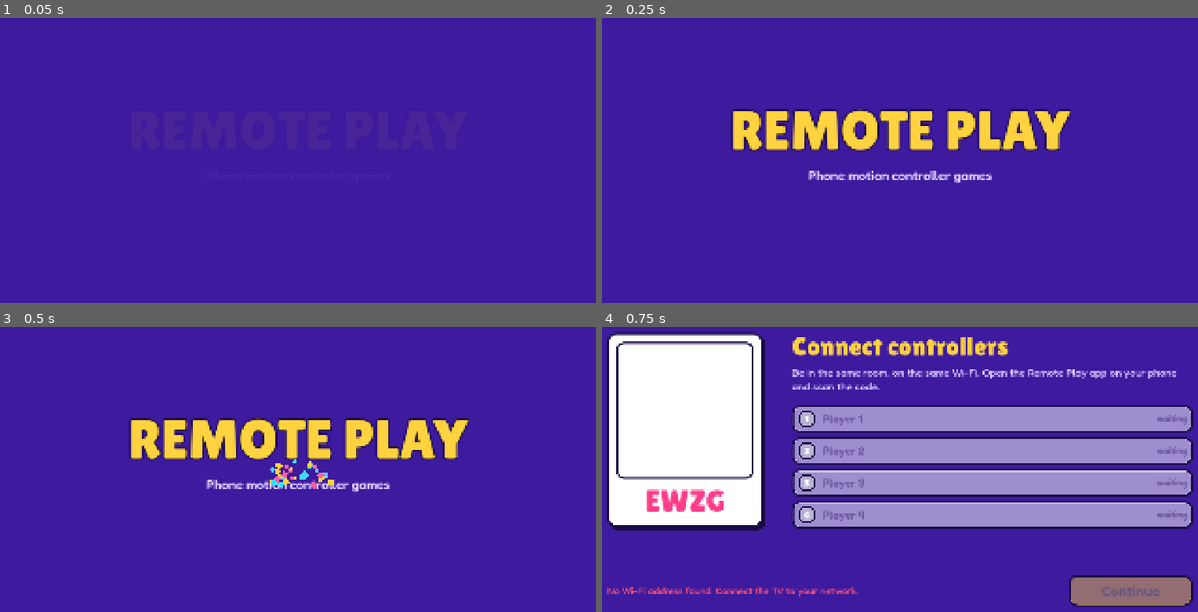
Above: before the commit, frames 1-4 (two rows, left to right).
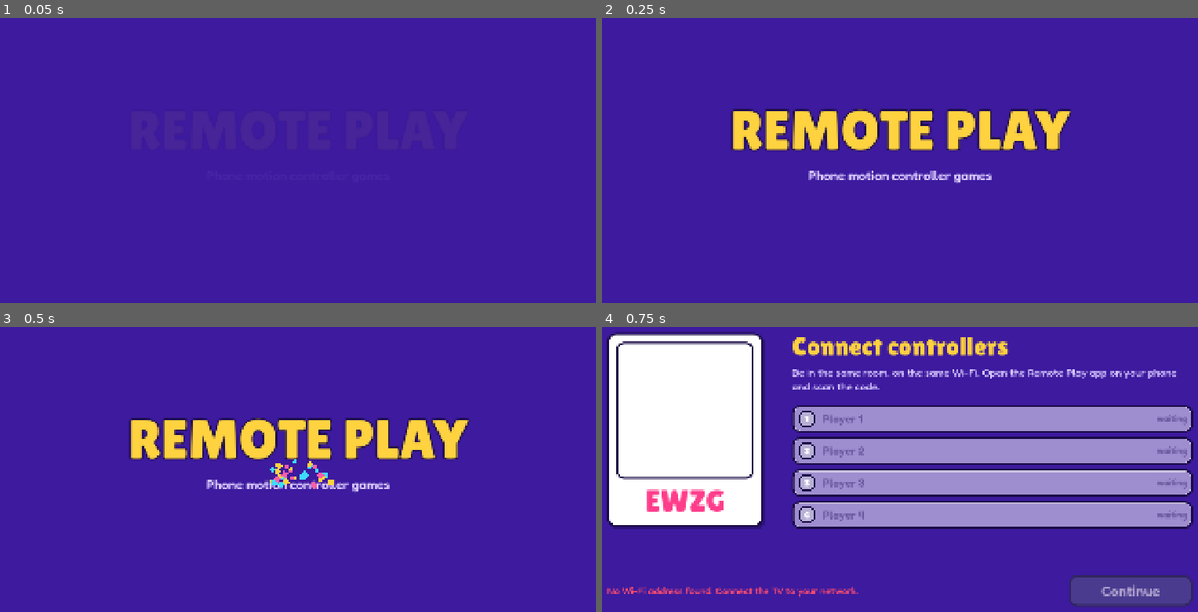
Above: after the commit, the same moments.

Repository: alonzo86/remote-play
Game: Godot game, scene res://scenes/boot.tscn
Two runs of this game, one before a commit and one after it. Both use one fixed random seed, a clock stepped at 60 frames per second and the inputs below.
Inputs (mouse positions are in pixels of both pictures, inside the frame that each line leads up to):
- Up to frame 1 (0.05 s): no input
- Up to frame 2 (0.25 s): no input
- Up to frame 3 (0.5 s): no input
- Up to frame 4 (0.75 s): tap Enter (ui_accept) at 0.5 s; move the mouse to (1037, 432) at 0.52 s; click (1037, 432) at 0.67 s

Frames 1-3 are identical in both runs. In frame 4, 2.8% of the frame differs, in the area x 1-100%, y 4-98%.

Commit message:
Button and phone screen fixes: lighter buttons, see-through shadow, no focus after a click
- The phone no longer shows the TV name (big circle, pad header, TV list)
- Disabled buttons are flat and muted instead of see-through
- Buttons are lighter purple with white text, also when focused; Back has a light rim
- Shadows are see-through and smaller, so they do not look like a second border
- The debug overlay is never saved and always starts off
- A mouse click or tap leaves no focus on the button

Co-Authored-By: Claude Sonnet 5.5 <noreply@anthropic.com>

Diff:
--- a/scripts/app.gd
+++ b/scripts/app.gd
@@ -64,6 +64,9 @@
 
 
 func _input(event: InputEvent) -> void:
+	if event is InputEventMouseButton and not event.pressed:
+		# A click or a tap must not leave a focus outline on the button. The D-pad and the remote still focus.
+		get_viewport().gui_release_focus.call_deferred()
 	if event.is_action_pressed("ui_cancel"):
 		_back() # Escape on desktop. On Android the Back key comes as KEY_BACK.
 	elif event is InputEventKey and event.pressed and not event.echo:
@@ -149,7 +152,8 @@
 func save_settings() -> void:
 	var cfg := ConfigFile.new()
 	for k in settings:
-		cfg.set_value("settings", k, settings[k])
+		if k != "overlay": # The debug overlay always starts off.
+			cfg.set_value("settings", k, settings[k])
 	cfg.save(SETTINGS_FILE)
 
 
@@ -158,7 +162,8 @@
 	if cfg.load(SETTINGS_FILE) != OK:
 		return
 	for k in settings:
-		settings[k] = cfg.get_value("settings", k, settings[k])
+		if k != "overlay":
+			settings[k] = cfg.get_value("settings", k, settings[k])
 
 
 # ---- TV ----
--- a/scripts/ui/controller_connect.gd
+++ b/scripts/ui/controller_connect.gd
@@ -99,7 +99,7 @@
 		_list.add_child(UiKit.label("Searching..." if searching else "No TVs found", 34, UiTheme.TEXT_DIM))
 		return
 	for tv in tvs:
-		var b := UiKit.button("%s   [%s]   %d/%d" % [tv.name, tv.room, tv.players, tv.max],
+		var b := UiKit.button("TV %s   %d/%d players" % [tv.room, tv.players, tv.max],
 				func(): _join(tv.ip, tv.port, tv.room), false, 36)
 		b.custom_minimum_size = Vector2(0, 130)
 		_list.add_child(b)
--- a/scripts/ui/controller_pad.gd
+++ b/scripts/ui/controller_pad.gd
@@ -139,7 +139,6 @@
 	var status := "Player %d" % (c.slot + 1) if online else "Reconnecting..."
 	draw_string(tf, Vector2(190, 108), status, HORIZONTAL_ALIGNMENT_LEFT, size.x - 460, 56,
 			UiTheme.ACCENT if online else UiTheme.BAD)
-	draw_string(bf, Vector2(190, 156), c.tv_name, HORIZONTAL_ALIGNMENT_LEFT, size.x - 460, 32, UiTheme.TEXT_DIM)
 
 	var lat := "RTT -- ms" if c.rtt_ms < 0 else "RTT %d ms" % roundi(c.rtt_ms)
 	draw_string(tf, Vector2(60, 262), lat, HORIZONTAL_ALIGNMENT_LEFT, -1, 60, _lat_color(c.rtt_ms))
--- a/scripts/ui/controller_wait.gd
+++ b/scripts/ui/controller_wait.gd
@@ -74,7 +74,7 @@
 	_sub.text = t[1]
 	if c.state != ControllerClient.State.CONNECTED:
 		_sub.text = "Reconnecting..."
-	_name.text = "Player %d  -  %s" % [c.slot + 1, c.tv_name]
+	_name.text = "Player %d" % (c.slot + 1)
 	_dot.queue_redraw()
 
 
--- a/scripts/ui/game_tile.gd
+++ b/scripts/ui/game_tile.gd
@@ -27,7 +27,7 @@
 		add_theme_stylebox_override(st, StyleBoxEmpty.new())
 
 	var shadow := Panel.new()
-	shadow.add_theme_stylebox_override("panel", UiTheme.card(UiTheme.OUTLINE, UiTheme.OUTLINE, 0, 20, false))
+	shadow.add_theme_stylebox_override("panel", UiTheme.card(UiTheme.SHADOW_COLOR, UiTheme.SHADOW_COLOR, 0, 20, false))
 	shadow.position = UiTheme.SHADOW
 	shadow.size = SHOT_SIZE
 	shadow.mouse_filter = Control.MOUSE_FILTER_IGNORE
--- a/scripts/ui/ui_theme.gd
+++ b/scripts/ui/ui_theme.gd
@@ -14,7 +14,8 @@
 const OK := Color("57cc99")
 const BAD := Color("ff4d6d")
 const OUTLINE := Color("1a0b45")     # Outline and hard shadow.
-const BUTTON := Color("5a37d1")      # Button fill: mid purple, lighter than the background.
+const BUTTON := Color("7152e8")      # Button fill: lighter purple than the background, so a button stands out.
+const DISABLED := Color("4a3b8f")    # A disabled button: flat, muted, no shadow.
 const CARD := Color("ffffff")
 const CARD_TEXT := Color("24104f")
 const CARD_DIM := Color("6b5a9e")
@@ -22,7 +23,8 @@
 const CONFETTI: Array[Color] = [Color("ff5ea8"), Color("3ddcff"), Color("ffd23f")]
 
 const OUTLINE_W := 6                 # Outline width in pixels at 1920x1080 (REQ-FL-38).
-const SHADOW := Vector2(8, 8)
+const SHADOW := Vector2(6, 6)
+const SHADOW_COLOR := Color(0.10, 0.04, 0.27, 0.45)   # Lighter than the outline, so the shadow is not a second border.
 const RADIUS := 26
 
 const FONT_TITLE := "res://assets/fonts/LilitaOne-Regular.ttf"
@@ -81,7 +83,7 @@
 	s.content_margin_top = 14
 	s.content_margin_bottom = 14
 	if shadow:
-		s.shadow_color = OUTLINE
+		s.shadow_color = SHADOW_COLOR
 		s.shadow_size = 1
 		s.shadow_offset = SHADOW
 	return s
@@ -101,36 +103,33 @@
 	t.set_color("font_color", "Label", TEXT)
 	t.set_font("font", "Button", body_bold())
 	t.set_font_size("font_size", "Button", 36)
-	for c in ["font_color", "font_hover_color", "font_focus_color", "font_pressed_color"]:
-		t.set_color(c, "Button", CARD_TEXT)
-	t.set_color("font_disabled_color", "Button", CARD_DIM)
-	# Buttons are mid purple with white text. Focus: a thick yellow outline and yellow text, like a
-	# tile (REQ-FL-41). Nothing is white, so a row of buttons is easy on the eyes.
+	# Buttons are light purple with white text. Focus: a thick yellow outline, like a tile (REQ-FL-41).
+	# Nothing is white, so a row of buttons is easy on the eyes.
 	for c in ["font_color", "font_hover_color", "font_pressed_color"]:
 		t.set_color(c, "Button", TEXT)
-	t.set_color("font_focus_color", "Button", ACCENT)
-	t.set_color("font_hover_color", "Button", ACCENT)
-	t.set_color("font_disabled_color", "Button", TEXT_DIM)
+	# Yellow text is too weak on this purple, so the text stays white. The outline marks focus.
+	t.set_color("font_focus_color", "Button", TEXT)
+	t.set_color("font_disabled_color", "Button", TEXT_DIM.darkened(0.2))
 	t.set_stylebox("normal", "Button", card(BUTTON))
 	t.set_stylebox("hover", "Button", card(BUTTON, ACCENT, 10))
 	t.set_stylebox("focus", "Button", card(BUTTON, ACCENT, 10))
 	t.set_stylebox("pressed", "Button", card(BUTTON.darkened(0.2), ACCENT, 10))
-	t.set_stylebox("disabled", "Button", card(Color(BUTTON, 0.5), OUTLINE, OUTLINE_W, RADIUS, false))
+	t.set_stylebox("disabled", "Button", card(DISABLED, DISABLED.darkened(0.35), OUTLINE_W, RADIUS, false))
 	# A yellow button for the main action of a screen. Focus: a lighter fill and a thicker dark outline.
 	t.set_type_variation("PrimaryButton", "Button")
 	for c in ["font_color", "font_hover_color", "font_focus_color", "font_pressed_color"]:
 		t.set_color(c, "PrimaryButton", CARD_TEXT)
-	t.set_color("font_disabled_color", "PrimaryButton", CARD_TEXT.lightened(0.3))
+	t.set_color("font_disabled_color", "PrimaryButton", TEXT_DIM.darkened(0.2))
 	t.set_stylebox("normal", "PrimaryButton", card(ACCENT))
 	t.set_stylebox("hover", "PrimaryButton", card(ACCENT.lightened(0.35), OUTLINE, 11))
 	t.set_stylebox("focus", "PrimaryButton", card(ACCENT.lightened(0.35), OUTLINE, 11))
 	t.set_stylebox("pressed", "PrimaryButton", card(ACCENT.darkened(0.15)))
-	t.set_stylebox("disabled", "PrimaryButton", card(Color(ACCENT, 0.45), OUTLINE, OUTLINE_W, RADIUS, false))
+	t.set_stylebox("disabled", "PrimaryButton", card(DISABLED, DISABLED.darkened(0.35), OUTLINE_W, RADIUS, false))
 	# A quiet button for "Back": dark, flat, dim text. It does not look like one of the options.
 	t.set_type_variation("SecondaryButton", "Button")
 	t.set_color("font_color", "SecondaryButton", TEXT_DIM)
 	t.set_color("font_pressed_color", "SecondaryButton", TEXT_DIM)
-	t.set_stylebox("normal", "SecondaryButton", card(BG_DARK, OUTLINE, 4, RADIUS, false))
+	t.set_stylebox("normal", "SecondaryButton", card(BG_DARK, Color(TEXT_DIM, 0.55), 4, RADIUS, false))
 	t.set_stylebox("hover", "SecondaryButton", card(BG_DARK, ACCENT, 8, RADIUS, false))
 	t.set_stylebox("focus", "SecondaryButton", card(BG_DARK, ACCENT, 8, RADIUS, false))
 	t.set_stylebox("pressed", "SecondaryButton", card(BG_DARK.darkened(0.2), ACCENT, 8, RADIUS, false))
--- a/tests/run_tests.gd
+++ b/tests/run_tests.gd
@@ -390,6 +390,10 @@
 	_check(Shell.contrast(theme.get_color("font_color", "Button"), UiTheme.BUTTON) >= 4.5
 			and Shell.contrast(theme.get_color("font_focus_color", "Button"), UiTheme.BUTTON) >= 4.5,
 			"button text is readable on the button fill, also when focused")
+	_check(Shell.contrast(theme.get_color("font_disabled_color", "Button"), UiTheme.DISABLED) >= 3.0
+			and Shell.contrast(theme.get_color("font_disabled_color", "PrimaryButton"), UiTheme.DISABLED) >= 3.0,
+			"a disabled button's text can still be read")
+	_check(UiTheme.SHADOW_COLOR.a < 1.0, "the shadow is see-through, so it is lighter than the outline")
 
 	# A name for a phone without one, and a digit centered in its circle.
 	var p := PlayerInput.new(2, {})
@@ -746,8 +750,8 @@
 	var tv_button: Button = null
 	for btn in screen._list.find_children("*", "Button", true, false):
 		tv_button = btn
-	_check(tv_button != null and tv_button.text.contains("Den") and tv_button.text.contains("1/4"),
-			"a detected TV is a button with its name and players")
+	_check(tv_button != null and tv_button.text.contains("QQQQ") and tv_button.text.contains("1/4"),
+			"a detected TV is a button with its room and players, not the TV name")
 	tv_button.pressed.emit()
 	_check(app.client.host == "127.0.0.9" and app.client.room == "QQQQ", "tapping a detected TV joins it")
 	app.client.leave()
@@ -787,6 +791,29 @@
 	await create_timer(0.3).timeout
 	app._back()
 	_check(probe.calls == 2, "a later Back is sent to the screen")
+
+	# A click leaves no focus on the button. The debug overlay is never saved, so it starts off.
+	var btn := Button.new()
+	btn.focus_mode = Control.FOCUS_ALL
+	probe.add_child(btn)
+	btn.grab_focus()
+	_check(btn.has_focus(), "the test button has the focus")
+	var up := InputEventMouseButton.new()
+	up.button_index = MOUSE_BUTTON_LEFT
+	up.pressed = false
+	app._input(up)
+	await process_frame
+	await process_frame
+	_check(not btn.has_focus(), "a mouse click or a tap leaves no focus on the button")
+	btn.queue_free()
+	var was: bool = app.settings.overlay
+	app.settings.overlay = true
+	app.save_settings()
+	var cfg := ConfigFile.new()
+	cfg.load(app.SETTINGS_FILE)
+	_check(not cfg.has_section_key("settings", "overlay") and cfg.has_section_key("settings", "invert_tilt"),
+			"the debug overlay is not saved, the other settings are")
+	app.settings.overlay = was
 	await create_timer(0.3).timeout
 	var key := InputEventKey.new()
 	key.keycode = KEY_BACK
Not shown, changed: docs/TV_FLOW.md
